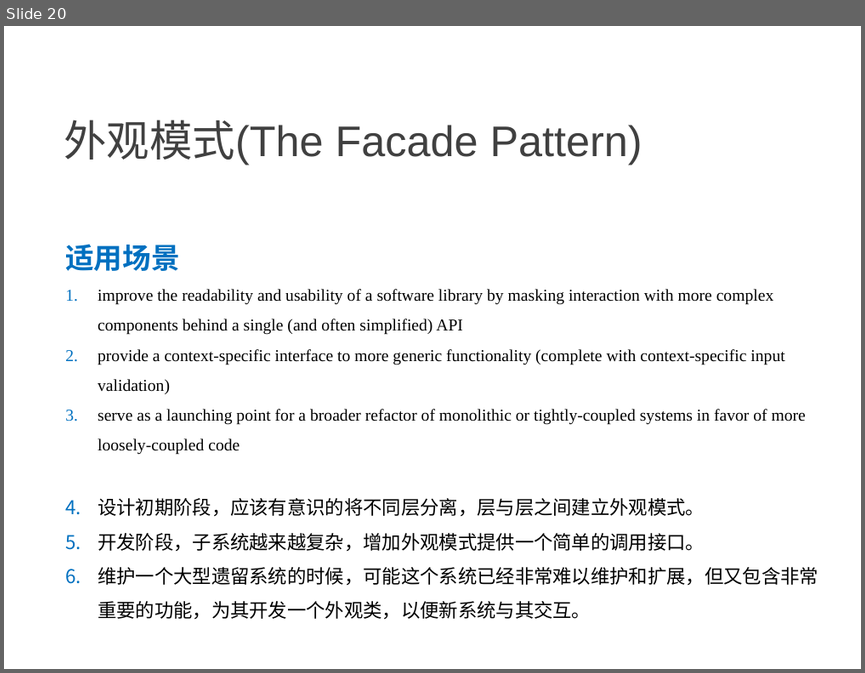
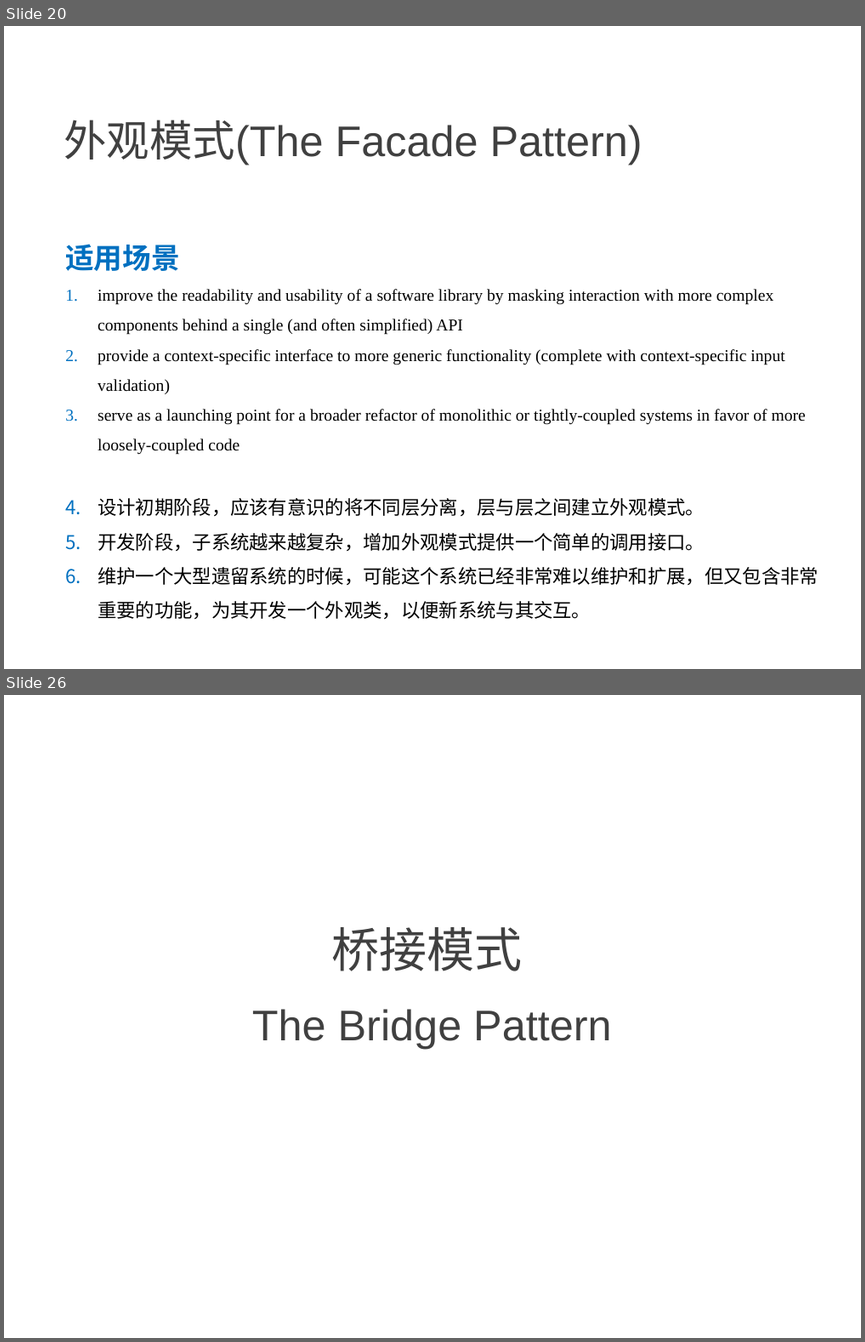
Before and after one commit to NewGr8Player/My-PPT, a slide deck: Design pattern/3.设计模式-结构型模式.pptx. Shown one above the other, each under a label of ours: slide 20 before the commit, slides 20 and 26 after it; the slides between them are not shown. The pictures are 865x673 and 865x1342 pixels, drawn with LibreOffice and Linux fonts; fonts in the diff are those of the drawing. Boxes give left, top, right and bottom in pixels: in the first picture for what was removed or moved away, otherwise in the second. Text is boxed around its words. In the diff, an @@ line names an element or a change of style, - is before the commit and + after.

Commit message:
Add     - 代理模式     - 桥接模式     - 享元模式

```diff
--- a/Design pattern/3.设计模式-结构型模式.pptx
+++ b/Design pattern/3.设计模式-结构型模式.pptx
@@ slide 26 added at (4, 695, 861, 1338), background #FFFFFF @@
@@ text added at (332, 927, 522, 971), 40 pt, text #404040 @@
+桥接模式
@@ title added at (252, 1009, 611, 1049), 36 pt, text #404040 @@
+The Bridge Pattern
```
Also in this commit, not shown: 12 other slides added.
